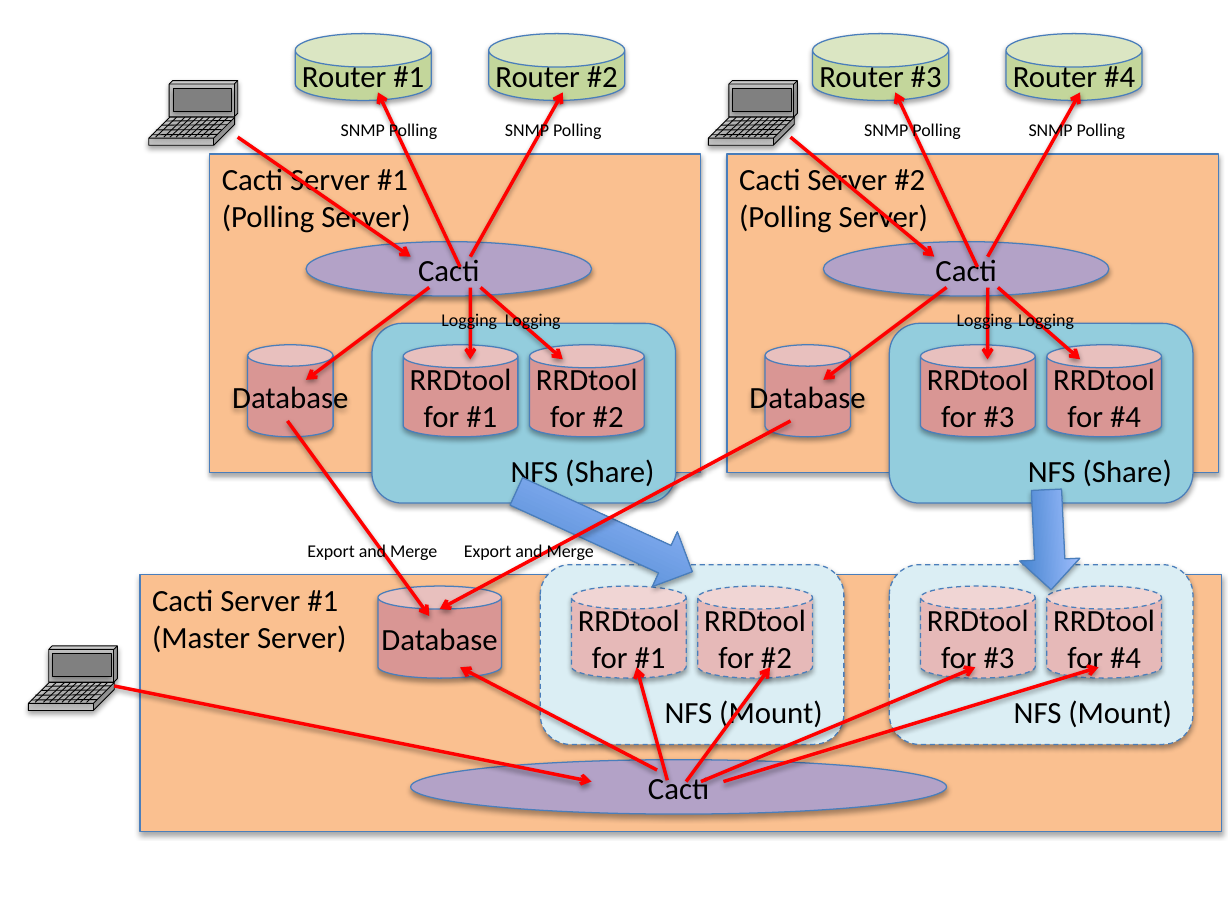
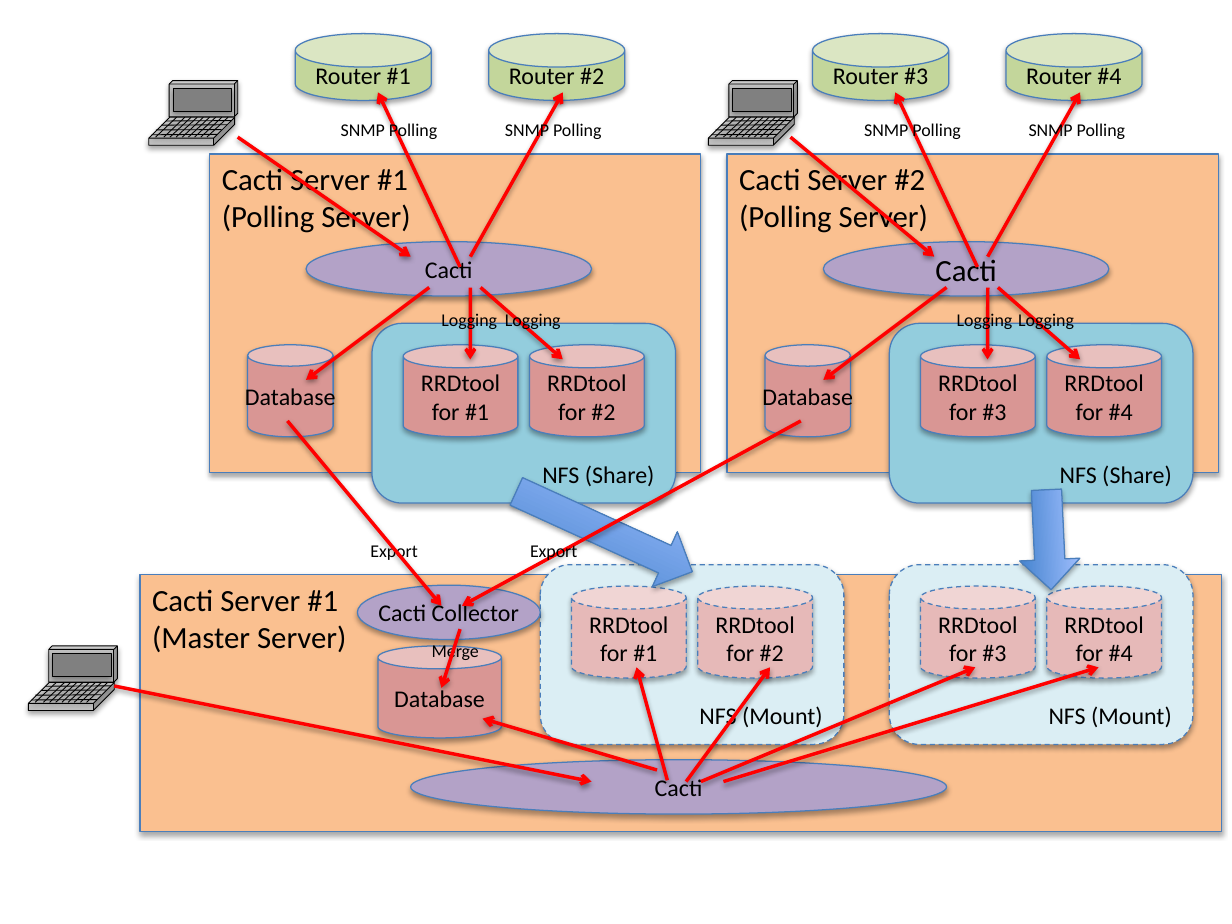
Before and after one commit to hogesuke9999/cacti_collector, a slide deck: slide 1 of CactiTableCopyManual.pptx. Drawn at 1232x924 pixels with LibreOffice and Linux fonts; fonts in the diff are those of the drawing. Boxes give left, top, right and bottom in pixels: in the first picture for what was removed or moved away, otherwise in the second. Text is boxed around its words. In the diff, an @@ line names an element or a change of style, - is before the commit and + after.

```diff
--- a/CactiTableCopyManual.pptx
+++ b/CactiTableCopyManual.pptx
@@ arrow moved from (287, 421) - (429, 616) to (287, 421) - (441, 606) @@
@@ arrow moved from (791, 421) - (440, 609) to (801, 421) - (462, 606) @@
@@ text at box(370, 543, 417, 563): text changed @@
-Export and Merge
+Export
@@ text added at box(530, 543, 577, 563), 10.5 pt, text #000000 @@
+Export
@@ ellipse added at box(357, 585, 540, 639), fill #B3A2C7, outline #4B7EBC 0.75 pt, 14 pt, text #000000 @@
+Cacti Collector
@@ size 18 to 14 pt in 21 elements at box(372, 323, 675, 503), box(248, 345, 333, 437), box(403, 345, 517, 437), box(306, 241, 591, 296), box(530, 345, 644, 437), box(296, 33, 431, 100), box(489, 33, 625, 100), box(890, 323, 1193, 503), box(765, 345, 850, 437), box(920, 345, 1035, 437), box(1047, 345, 1162, 437), box(813, 33, 949, 100), box(1007, 33, 1142, 100), box(541, 564, 844, 744), box(572, 586, 686, 679), box(697, 586, 812, 679), box(890, 564, 1193, 744), box(920, 586, 1035, 679), box(1047, 586, 1162, 679), box(410, 760, 946, 814), box(378, 646, 501, 738) @@
@@ cylinder "Database": place and size @@
-cylinder "Database" at box(378, 586, 501, 679)
+cylinder "Database" at box(378, 646, 501, 738)
@@ text at box(432, 642, 479, 662): text changed @@
-Export and Merge
+Merge
@@ arrow added from (460, 630) to (441, 687), #FF0000 2 pt @@
@@ arrow moved from (657, 770) - (460, 668) to (657, 770) - (483, 718) @@
```
Also in this commit, not shown: 1 slide added.
